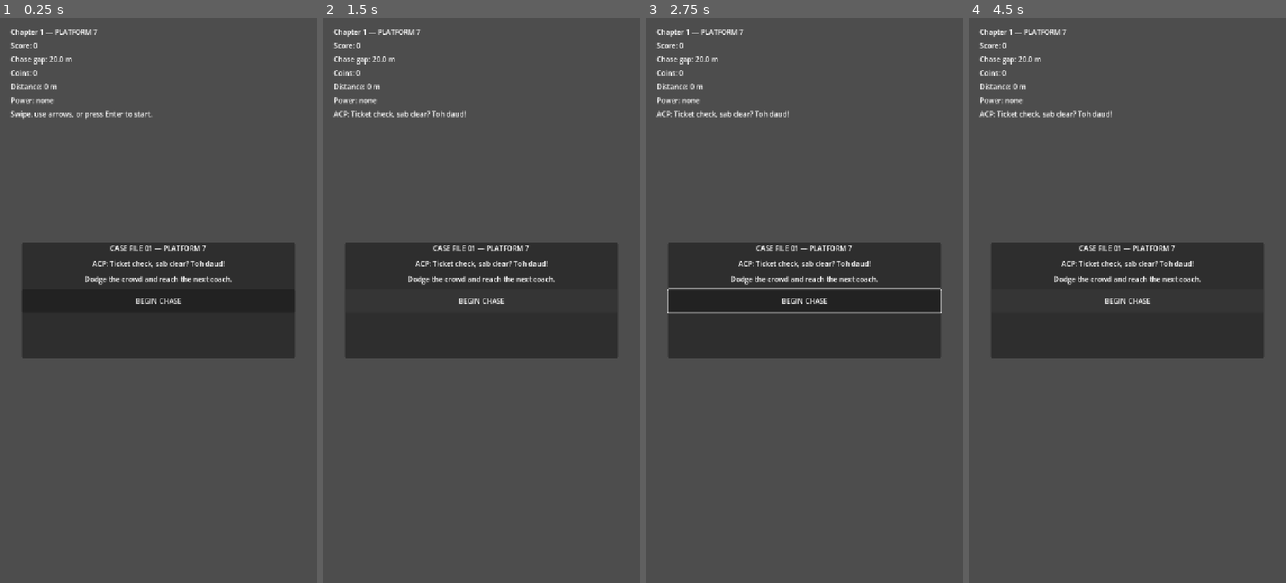
Above: before the commit, frames 1-4 (left to right).
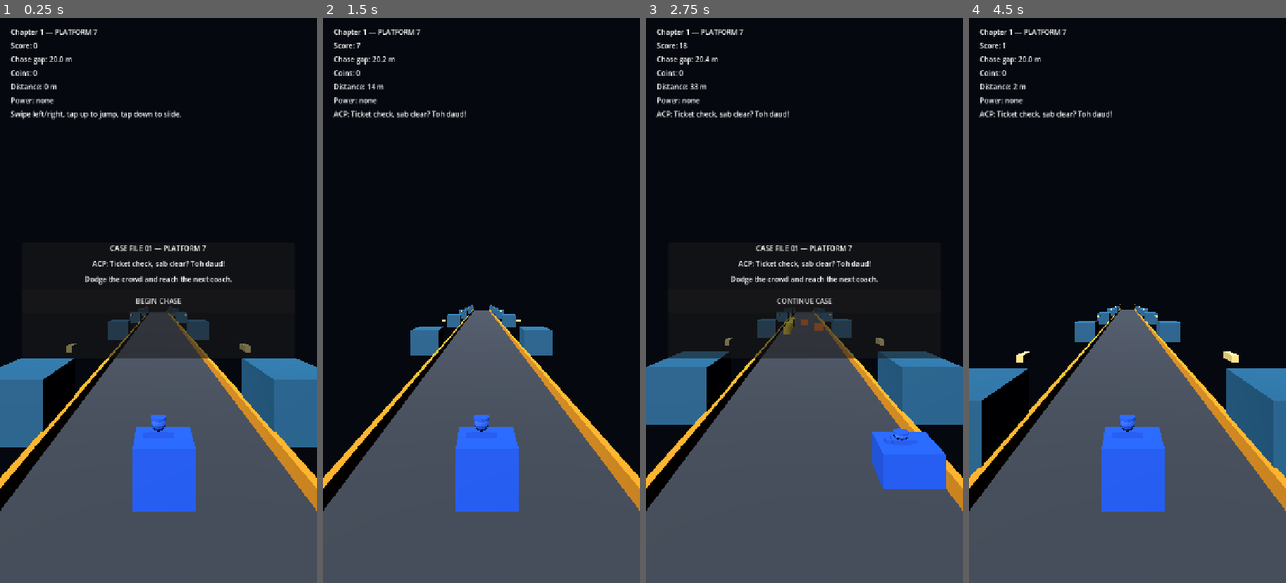
Above: after the commit, the same moments.

Repository: inzyhere/indian-subway-runner
Game: Godot game, scene res://main.tscn
Same seed, same stepped clock (60 frames per second), same inputs: the game is played once before the commit and once after it.
Inputs (mouse positions are in pixels of both pictures, inside the frame that each line leads up to):
- Up to frame 1 (0.25 s): no input
- Up to frame 2 (1.5 s): click "BEGIN CHASE" at 0.5 s; click (481, 300) at 1.25 s, where only the run before the commit has a clickable "BEGIN CHASE"
- Up to frame 3 (2.75 s): tap Enter at 2 s; move the mouse to (874, 272) at 2.02 s; hold Right from 2.03 s (still down); tap Shift at 2.1 s; click (874, 272) at 2.17 s; tap Space at 2.27 s
- Up to frame 4 (4.5 s): release Right at 2.75 s; click "BEGIN CHASE" (after the commit: "CONTINUE CASE") at 2.75 s; move the mouse to (1064, 328) at 3.52 s; hold Down 3.53-4.25 s; tap Enter at 3.6 s; tap Space at 3.77 s; click "BEGIN CHASE" (after the commit: "CONTINUE CASE") at 4.25 s

The runs differ from the first frame. In frame 1, 67% of the frame differs, in the area x 0-100%, y 0-88%; in frame 2, 73%; in frame 3, 67%; in frame 4, 73%.
Error before the commit: Invalid assignment of property or key 'material' with value of type 'StandardMaterial3D' on a base object of type 'MeshInstance3D'. (res://scripts/main.gd:324)

Commit message:
fix: use Godot 4 material override property

Diff:
--- a/godot/scripts/main.gd
+++ b/godot/scripts/main.gd
@@ -321,7 +321,7 @@
 	var box := BoxMesh.new()
 	box.size = size
 	mesh_instance.mesh = box
-	mesh_instance.material = material
+	mesh_instance.material_override = material
 	return mesh_instance
 
 func _build_character(path: String, color: Color) -> Node3D:
@@ -332,7 +332,7 @@
 		var model := MeshInstance3D.new()
 		model.mesh = mesh
 		model.scale = Vector3(0.75, 0.75, 0.75)
-		model.material = _make_material(color)
+		model.material_override = _make_material(color)
 		root.add_child(model)
 	else:
 		var body := MeshInstance3D.new()
@@ -340,7 +340,7 @@
 		capsule.radius = 0.42
 		capsule.height = 1.5
 		body.mesh = capsule
-		body.material = _make_material(color)
+		body.material_override = _make_material(color)
 		root.add_child(body)
 	return root
 
@@ -574,7 +574,7 @@
 		visual.scale = Vector3(model_scale, model_scale, model_scale)
 	else:
 		visual = _make_box(size, _make_material(color))
-	visual.material = _make_material(color)
+	visual.material_override = _make_material(color)
 	visual.position.y = visual_y
 	node.add_child(visual)
 
@@ -591,7 +591,7 @@
 		var model := MeshInstance3D.new()
 		model.mesh = mesh
 		model.scale = Vector3(0.55, 0.55, 0.55)
-		model.material = _make_material(Color(1.0, 0.82, 0.18, 1.0))
+		model.material_override = _make_material(Color(1.0, 0.82, 0.18, 1.0))
 		node.add_child(model)
 	else:
 		var coin := MeshInstance3D.new()
@@ -601,7 +601,7 @@
 		cylinder.height = 0.12
 		coin.mesh = cylinder
 		coin.rotation_degrees = Vector3(90.0, 0.0, 0.0)
-		coin.material = _make_material(Color(1.0, 0.82, 0.18, 1.0))
+		coin.material_override = _make_material(Color(1.0, 0.82, 0.18, 1.0))
 		node.add_child(coin)
 
 	_dynamic.add_child(node)
@@ -631,7 +631,7 @@
 		sphere.radius = 0.45
 		sphere.height = 0.9
 		visual.mesh = sphere
-	visual.material = _make_material(color)
+	visual.material_override = _make_material(color)
 	node.add_child(visual)
 
 	_dynamic.add_child(node)
